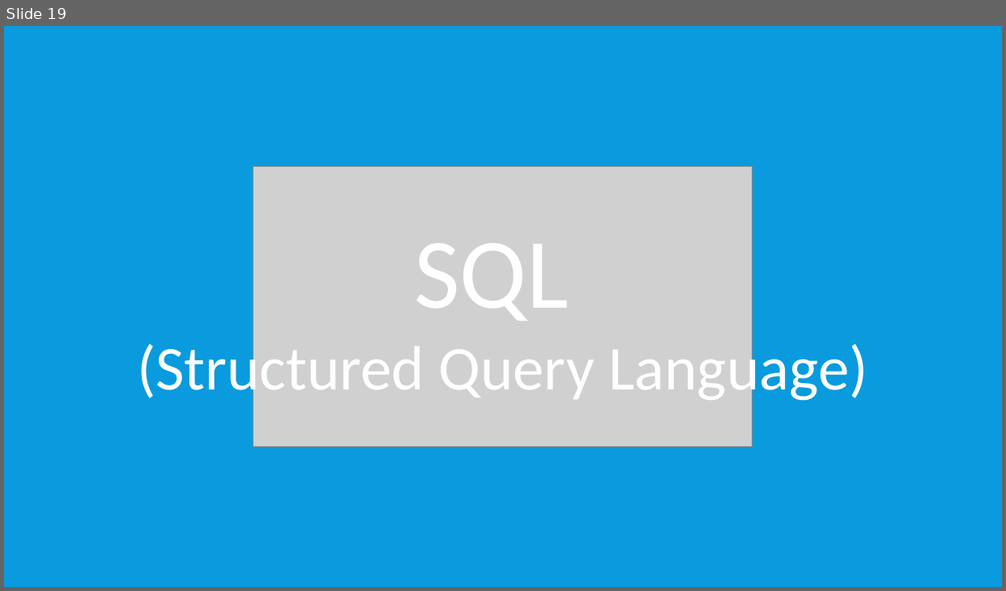
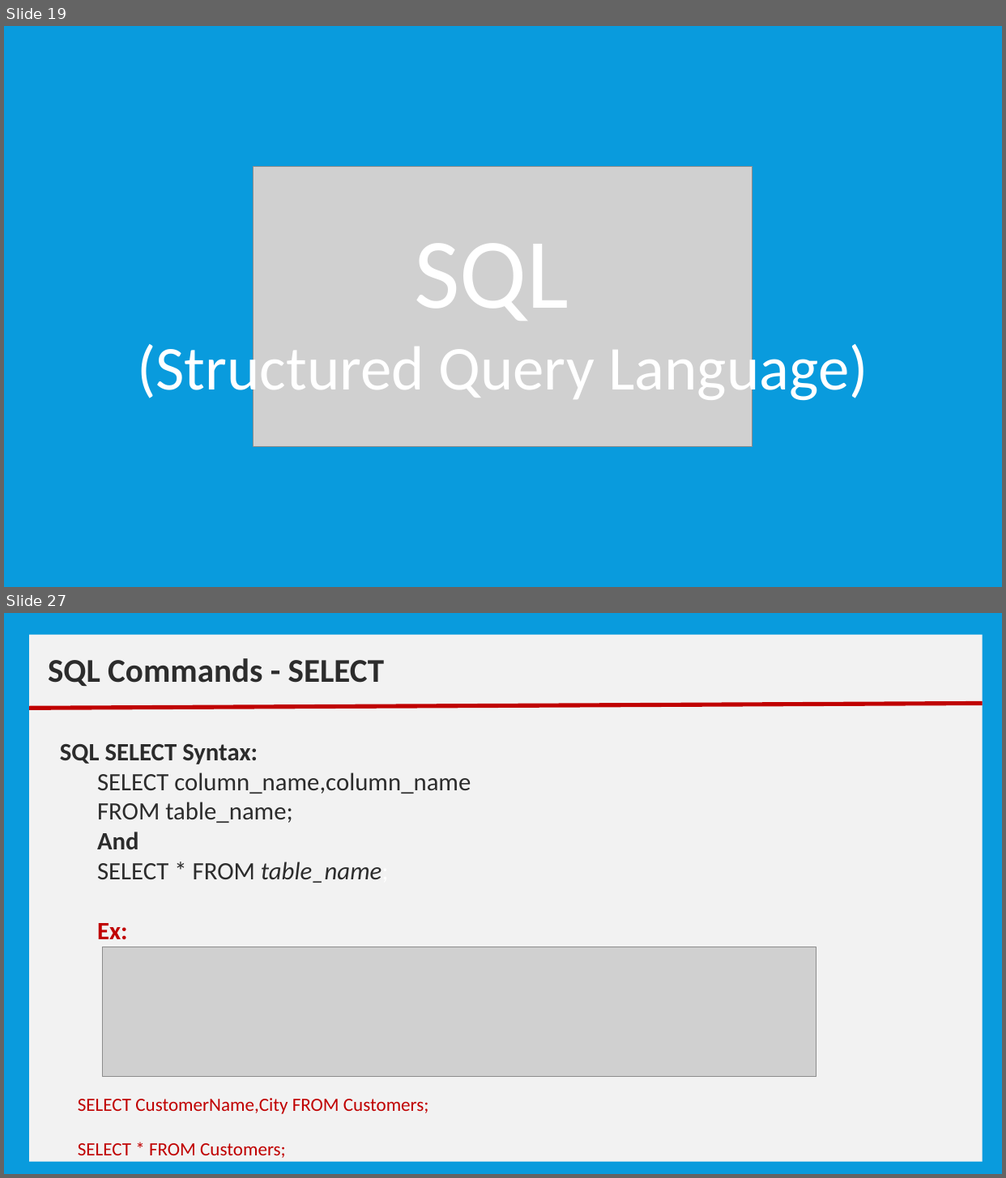
Before and after one commit to nmsgit1234/TechnicalDocs, a slide deck: training/core_java/12_Training_CoreJava_Datbase_Fundamentals.pptx. Shown one above the other, each under a label of ours: slide 19 before the commit, slides 19 and 27 after it; the slides between them are not shown. The pictures are 1006x591 and 1006x1178 pixels, drawn with LibreOffice and Linux fonts; fonts in the diff are those of the drawing; grey boxes stand for pictures. Boxes give left, top, right and bottom in pixels: in the first picture for what was removed or moved away, otherwise in the second. Text is boxed around its words. In the diff, an @@ line names an element or a change of style, - is before the commit and + after.

```diff
--- a/training/core_java/12_Training_CoreJava_Datbase_Fundamentals.pptx
+++ b/training/core_java/12_Training_CoreJava_Datbase_Fundamentals.pptx
@@ slide 27 added at [4, 613, 1002, 1174], background #099BDD @@
@@ rectangle added at [29, 635, 982, 1162], fill #F2F2F2 @@
@@ text added at [48, 658, 384, 686], 32 pt, text #2C2C2C, bold @@
+SQL Commands - SELECT
@@ line added from (29, 708) to (982, 704), #C00000 4 pt @@
@@ text added at [60, 744, 471, 939], 24 pt, text #2C2C2C @@
+SQL SELECT Syntax:
+  SELECT column_name,column_name
+  FROM table_name;
+  And
+  SELECT * FROM table_name;
+  Ex:
@@ picture added at [103, 947, 816, 1077] @@
@@ text added at [78, 1098, 429, 1158], 18 pt, text #C00000 @@
+SELECT CustomerName,City FROM Customers;
+SELECT * FROM Customers;
```
Also in this commit, not shown: 1 slide changed, 27 other slides added, 16 slides removed, 1 other file.
